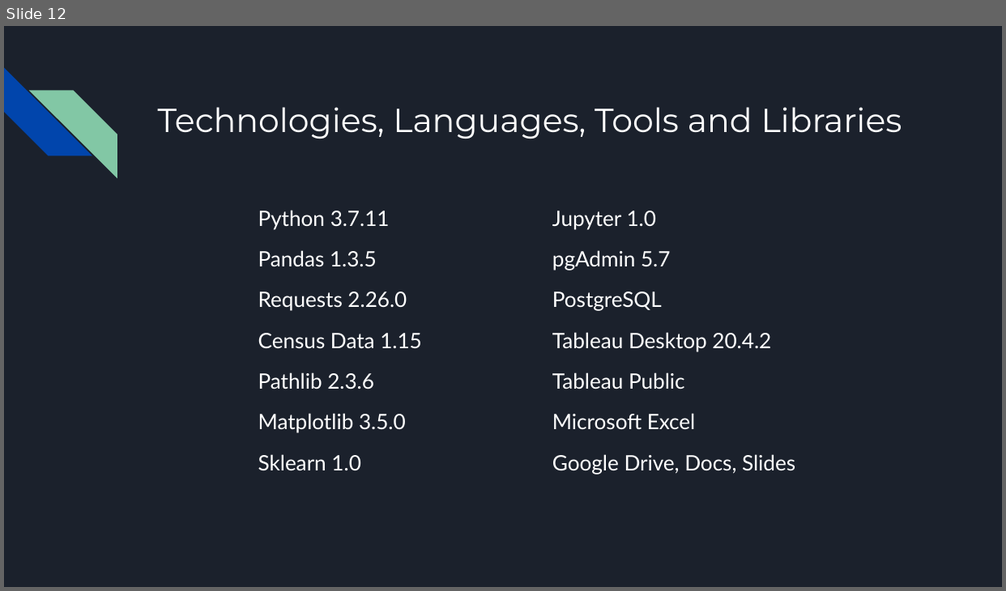
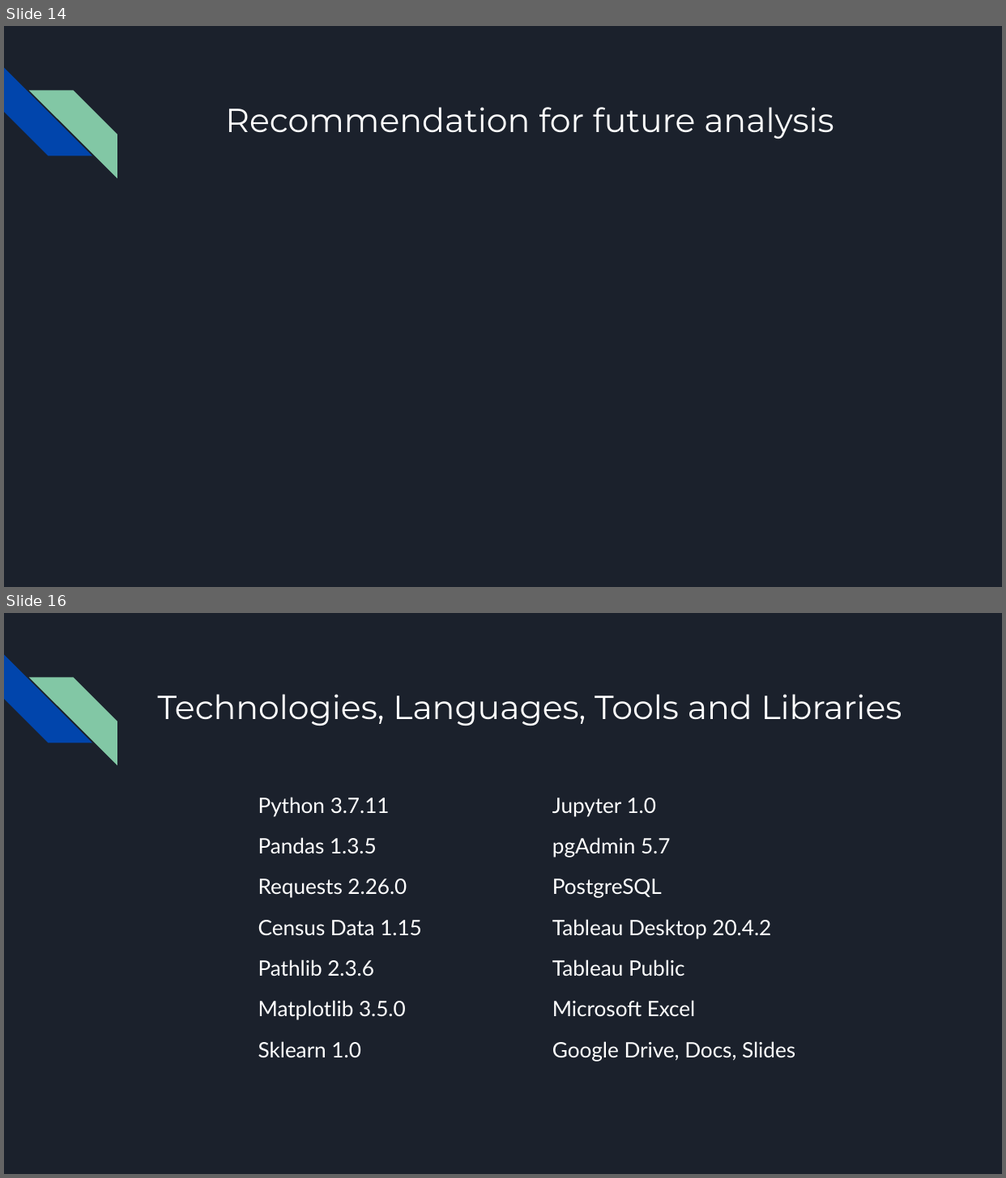
Before and after one commit to VickyCarlson/PCI_Growth, a slide deck: Effect of Educational Attainment on per Capita Growth by State.pptx. Shown one above the other, each under a label of ours: slide 12 before the commit, slides 14 and 16 after it; the slides between them are not shown. The pictures are 1006x591 and 1006x1178 pixels, drawn with LibreOffice and Linux fonts; fonts in the diff are those of the drawing. Boxes give left, top, right and bottom in pixels: in the first picture for what was removed or moved away, otherwise in the second. Text is boxed around its words. In the diff, an @@ line names an element or a change of style, - is before the commit and + after.

```diff
--- a/Effect of Educational Attainment on per Capita Growth by State.pptx
+++ b/Effect of Educational Attainment on per Capita Growth by State.pptx
@@ slide 14 added at (4,26,1002,587), background #1B212C; not listed: 2 template elements that a slide beside it also shows @@
@@ title added at (225,107,833,139), 24 pt, text #FFFFFF @@
+Recommendation for future analysis
@@ what was slide 12 is now slide 16 @@
```
Also in this commit, not shown: 5 slides changed, 3 other slides added.
